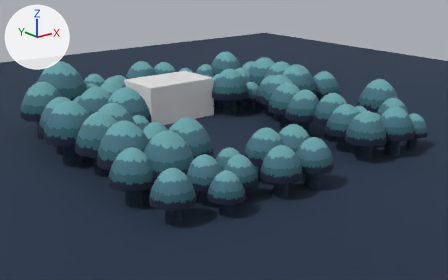
The glTF model Models/3D Models/Skunk Area.glb: old version first, new version second.
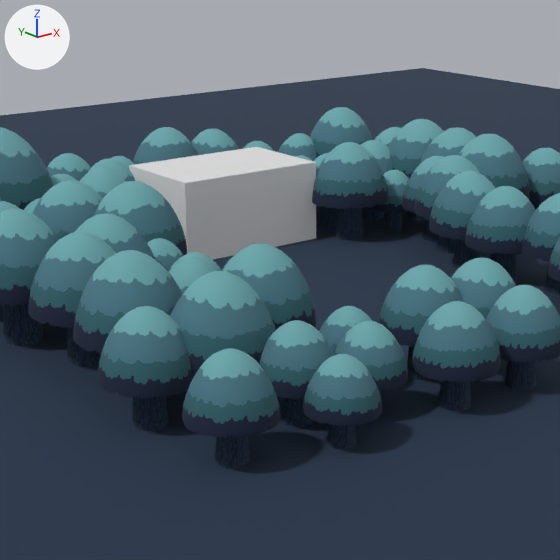
Each version appears first whole from a 50 mm camera at (-33.8, -41.7, 16.5) aimed at (-0.4, 0.0, -0.2), and next in a close-up on the part from 14% to 74% of the width and 0% to 96% of the height. Every picture has the same lights, and +X, +Y and +Z are marked at upper left. The last two pictures show the newer version. Where no turn or scale is listed for an object, it has been applied to the vertices.

Names of what the first close-up shows: 'Ground', 'Placeholder Skunk Den', 'Placeholder Tree.726', 'Placeholder Tree.728', 'Placeholder Tree.730', 'Placeholder Tree.732', 'Placeholder Tree.734', 'Placeholder Tree.761', 'Placeholder Tree.783', 'Placeholder Tree.784', 'Placeholder Tree.786', 'Placeholder Tree.787' and 39 more.
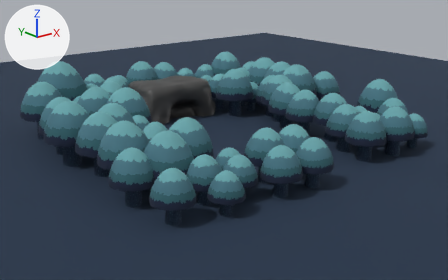
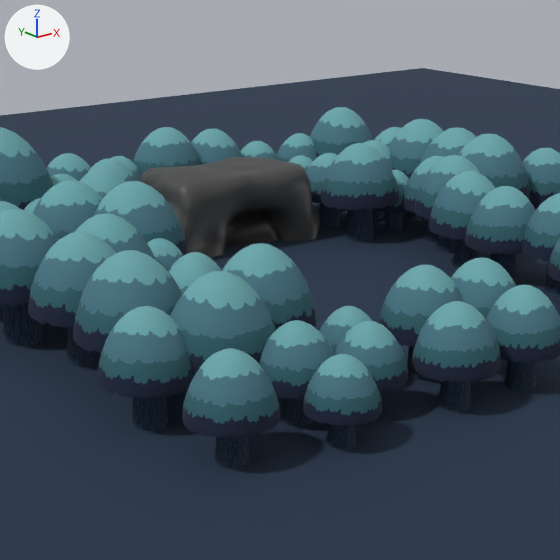
Pixel boxes [x1, y1, x2, y2] of what changed, in the close-ups (560 x 560 px):
'Placeholder Skunk Den', deleted: before [129, 147, 316, 260]
'Skunk Den', added: after [138, 157, 320, 258]
'Placeholder Tree.761', moved: before [312, 142, 388, 240]; after [321, 143, 399, 241]

What the commit changed:
Picture 'Cave Wall' (img_cave_wall) is new.
Material 'Cave Wall' (mat_cave_wall) is new.
Its texture is img_cave_wall.
Mesh me_plane_001 is new.
It has 818 vertices, 1560 faces and spans x -5.27..4.7, y -2.71..3.97, z -1.79..2.1.
It uses material mat_cave_wall (picture img_cave_wall).
Object 'Placeholder Tree.761' (ob_placeholder_tree_761) moves from (5.188, 6.064, -0.222) to (5.44, 5.574, -0.222).
Object 'Placeholder Skunk Den' (ob_placeholder_skunk_den) is deleted.
Object 'Skunk Den' (ob_skunk_den) is new; it shows me_plane_001.
Its location is (0.0, 9.3, 1.7).
